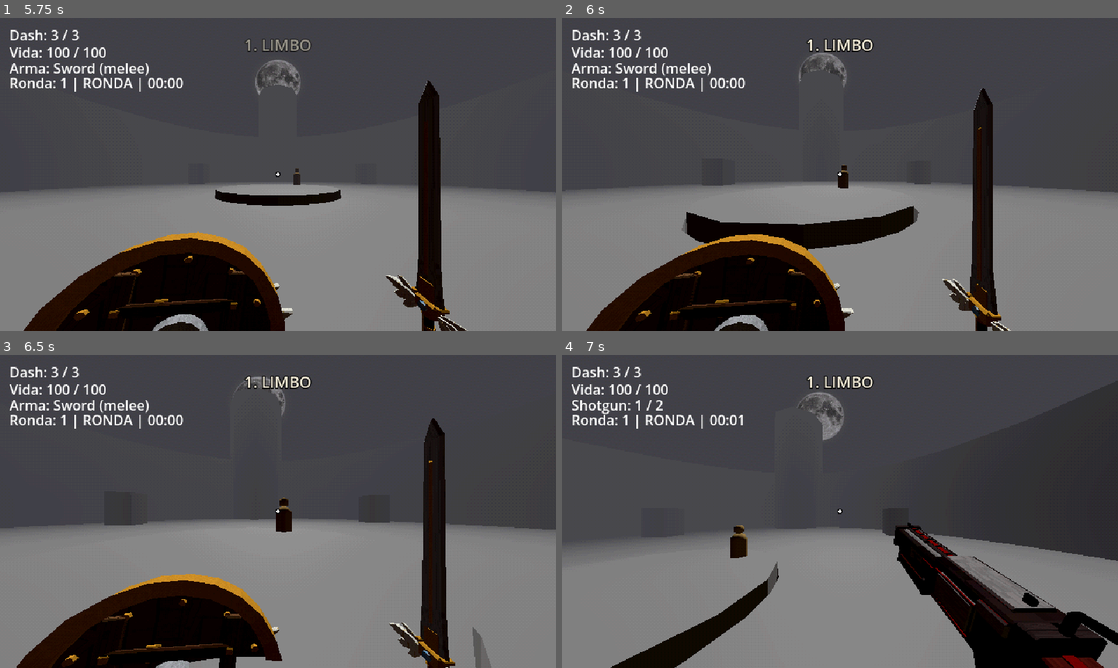
Above: before the commit, frames 1-4 (two rows, left to right).
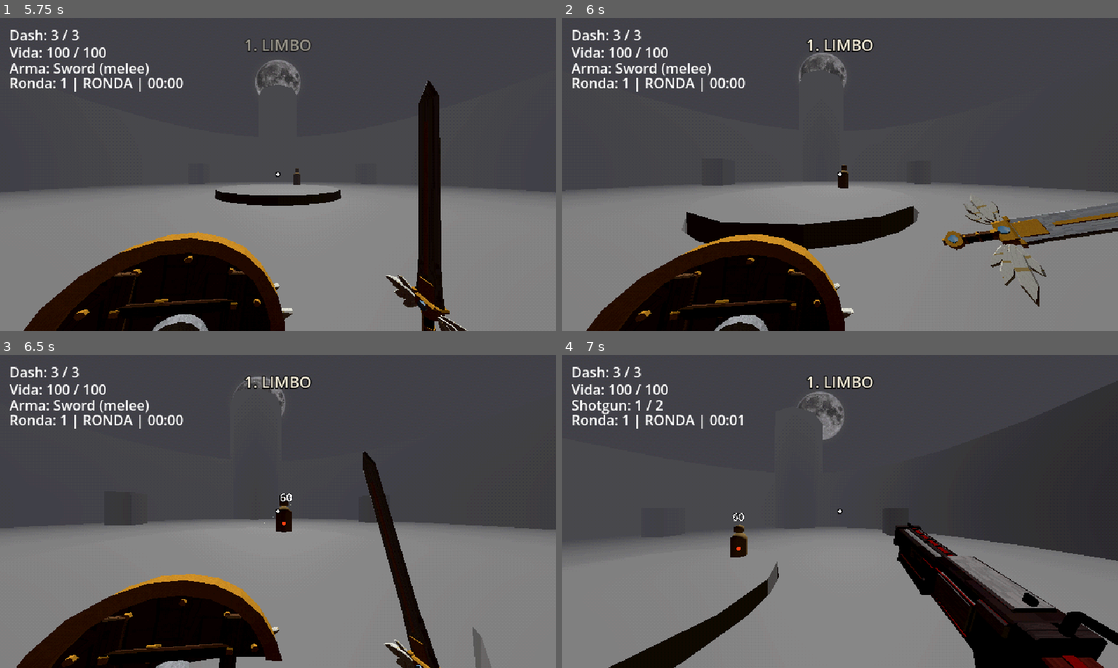
Above: after the commit, the same moments.

Repository: CodeCastersD20/Armagedon_CodeCasters
Game: Godot game, scene res://scenes/UI/PlayMenu.tscn
Same seed, same stepped clock (60 frames per second), same inputs: the game is played once before the commit and once after it. Sound files missing from this copy of the repository are replaced by a short silence.
Inputs (mouse positions are in pixels of both pictures, inside the frame that each line leads up to):
- Up to frame 1 (5.75 s): click "PLAY" at 0.5 s; tap Enter (ui_accept) at 1.25 s; move the mouse to (400, 158) at 1.27 s; press the mouse at (400, 158) at 1.28 s; hold D (move_right) 1.28-2.03 s; tap Space (jump) at 1.52, 2.27, 3.77, 4.52, 5.27 s; tap E (ability, bound only after the commit) at 1.55, 2.1, 3.05, 4.55 s; move the mouse to (250, 174) at 2.02 s; release the mouse at (250, 174) at 2.03 s; hold W (move_forward) from 2.03 s (still down); click (250, 174) at 2.3 s; move the mouse to (289, 168) at 2.77 s; press the mouse at (289, 168) at 2.78 s; move the mouse to (272, 180) at 3.52 s; release the mouse at (272, 180) at 3.53 s; right-click (272, 180) at 3.6 s; click (272, 180) at 3.8 s; move the mouse to (316, 177) at 4.27 s; hold Ctrl (crouch) 4.28-5.03 s; move the mouse to (233, 171) at 5.02 s; tap Shift (dash) at 5.1 s; click (233, 171) at 5.3 s
- Up to frame 2 (6 s): keep holding W (move_forward); move the mouse to (845, 174) at 5.77 s; hold E (ability, bound only after the commit) from 5.78 s (still down); tap C (run_toggle) at 5.85 s
- Up to frame 3 (6.5 s): keep holding W (move_forward); keep holding E (ability, bound only after the commit)
- Up to frame 4 (7 s): move the mouse to (817, 505) at 6.52 s; release W (move_forward) at 6.53 s; release E (ability, bound only after the commit) at 6.53 s; hold D (move_right) from 6.53 s (still down); tap Q (switch_weapon) at 6.6 s; tap Space (jump) at 6.77 s; click (817, 505) at 6.8 s

Frame 1 is identical in both runs. In frame 2, 5.4% of the frame differs, in the area x 68-100%, y 22-100%; in frame 3, 5.2%; in frame 4, 0.2%.

Commit message:
feat(weapons): añade Tajo a distancia como habilidad de la espada (#43)
- Tecla E (acción ability): carga con temblor, tajo diagonal fuerte y onda en media luna.
- SlashWave atraviesa enemigos (daño una vez a cada uno, con crítico) y se detiene en paredes; pool estático.
- Valores en data/weapons/sword_slash_wave.tres (TODO(GDD)); desbloqueado por defecto hasta la tienda (#79), que llamará a Sword.unlock_ability().
- Weapon.try_ability() base devuelve false en armas sin habilidad.

Diff:
--- /dev/null
+++ b/armagedon/data/weapons/sword_slash_wave.tres
@@ -0,0 +1,6 @@
+[gd_resource type="Resource" script_class="SlashWaveData" format=3]
+
+[ext_resource type="Script" path="res://scripts/Weapons/slash_wave_data.gd" id="1_data"]
+
+[resource]
+script = ExtResource("1_data")
--- a/armagedon/project.godot
+++ b/armagedon/project.godot
@@ -92,6 +92,11 @@
 "events": [Object(InputEventKey,"resource_local_to_scene":false,"resource_name":"","device":-1,"window_id":0,"alt_press …(191 unchanged characters)…
 ]
 }
+ability={
+"deadzone": 0.2,
+"events": [Object(InputEventKey,"resource_local_to_scene":false,"resource_name":"","device":-1,"window_id":0,"alt_pressed":false,"shift_pressed":false,"ctrl_pressed":false,"meta_pressed":false,"pressed":false,"keycode":0,"physical_keycode":69,"key_label":0,"unicode":101,"location":0,"echo":false,"script":null)
+]
+}
 block={
 "deadzone": 0.2,
 "events": [Object(InputEventMouseButton,"resource_local_to_scene":false,"resource_name":"","device":-1,"window_id":0,"a …(252 unchanged characters)…
--- a/armagedon/scenes/Weapons/sword.tscn
+++ b/armagedon/scenes/Weapons/sword.tscn
@@ -3,9 +3,11 @@
 [ext_resource type="Script" uid="uid://tpknob4tw6sa" path="res://scripts/Weapons/weapon/sword.gd" id="1_sword"]
 [ext_resource type="PackedScene" path="res://assets/models/weapons/angel_sword/AngelSword.glb" id="2_5k2nm"]
 [ext_resource type="AnimationLibrary" path="res://assets/animations/universal/sword_hand.res" id="3_hand"]
+[ext_resource type="Resource" path="res://data/weapons/sword_slash_wave.tres" id="4_wave"]
 
 [node name="Sword" type="Node3D" unique_id=1876723126]
 script = ExtResource("1_sword")
+slash_wave = ExtResource("4_wave")
 
 [node name="AngelSword" parent="." unique_id=727790975 instance=ExtResource("2_5k2nm")]
 transform = Transform3D(-4.371139e-08, 8.742278e-08, -1, 0, -1, -8.742278e-08, -1, -3.821371e-15, 4.371139e-08, 0.2, 0.6, 0)
--- /dev/null
+++ b/armagedon/scripts/Weapons/slash_wave.gd
@@ -0,0 +1,180 @@
+class_name SlashWave
+extends MeshInstance3D
+## Onda en media luna del Tajo a distancia. Avanza en línea recta, daña una vez a cada enemigo
+## que atraviesa y se detiene al chocar con el mundo. Se reutiliza desde un pool estático.
+
+## Capa 3 "Enemy" (los enemigos no chocan entre sí).
+const ENEMY_MASK: int = 4
+const WORLD_MASK: int = 2
+const MAX_TARGETS: int = 16
+const ARC_SEGMENTS: int = 14
+const ARC_DEGREES: float = 120.0
+
+static var _pool: Array = []
+static var _mesh: ArrayMesh
+static var _material: StandardMaterial3D
+
+var _dir: Vector3 = Vector3.FORWARD
+var _travelled: float = 0.0
+var _config: SlashWaveData
+var _crit_chance: float = 0.0
+var _crit_multiplier: float = 1.0
+var _exclude: Array[RID] = []
+var _hit: Array = []
+var _on_hit: Callable
+var _box: BoxShape3D
+var _query: PhysicsShapeQueryParameters3D
+var _ray: PhysicsRayQueryParameters3D
+var _own_material: StandardMaterial3D
+
+
+## Saca una onda del pool (o crea una) y la lanza desde `origin` hacia `dir`.
+static func launch(
+	scene: Node,
+	origin: Vector3,
+	dir: Vector3,
+	roll_degrees: float,
+	config: SlashWaveData,
+	crit_chance: float,
+	crit_multiplier: float,
+	exclude: Array[RID],
+	on_hit: Callable
+) -> SlashWave:
+	var wave: SlashWave = null
+	while not _pool.is_empty() and wave == null:
+		var raw: Variant = _pool.pop_back()
+		if is_instance_valid(raw):
+			wave = raw as SlashWave
+	if wave == null:
+		wave = SlashWave.new()
+	if wave.get_parent() != scene:
+		if wave.get_parent() != null:
+			wave.get_parent().remove_child(wave)
+		scene.add_child(wave)
+	wave._start(origin, dir, roll_degrees, config, crit_chance, crit_multiplier, exclude, on_hit)
+	return wave
+
+
+func _init() -> void:
+	cast_shadow = GeometryInstance3D.SHADOW_CASTING_SETTING_OFF
+	if _mesh == null:
+		_build_shared_mesh()
+	mesh = _mesh
+	# Material propio por instancia (se crea una vez): cada onda se desvanece por su cuenta.
+	_own_material = _material.duplicate() as StandardMaterial3D
+	material_override = _own_material
+	_box = BoxShape3D.new()
+	_query = PhysicsShapeQueryParameters3D.new()
+	_query.shape = _box
+	_query.collision_mask = ENEMY_MASK
+	_ray = PhysicsRayQueryParameters3D.new()
+	_ray.collision_mask = WORLD_MASK
+
+
+func _start(
+	origin: Vector3,
+	dir: Vector3,
+	roll_degrees: float,
+	config: SlashWaveData,
+	crit_chance: float,
+	crit_multiplier: float,
+	exclude: Array[RID],
+	on_hit: Callable
+) -> void:
+	_config = config
+	_dir = dir.normalized()
+	_travelled = 0.0
+	_crit_chance = crit_chance
+	_crit_multiplier = crit_multiplier
+	_exclude = exclude
+	_on_hit = on_hit
+	_hit.clear()
+	var up: Vector3 = Vector3.UP if absf(_dir.y) < 0.99 else Vector3.BACK
+	global_transform = Transform3D(Basis.looking_at(_dir, up), origin)
+	rotate_object_local(Vector3.FORWARD, deg_to_rad(roll_degrees))
+	scale = Vector3.ONE * (maxf(config.width, 0.1) / 2.0)
+	_own_material.albedo_color.a = 0.95
+	visible = true
+	set_physics_process(true)
+
+
+func _physics_process(delta: float) -> void:
+	if _config == null:
+		_release()
+		return
+	var step: float = maxf(_config.speed, 0.1) * delta
+	var from: Vector3 = global_position
+	var to: Vector3 = from + _dir * step
+	var space: PhysicsDirectSpaceState3D = get_world_3d().direct_space_state
+	_ray.from = from
+	_ray.to = to
+	var wall: Dictionary = space.intersect_ray(_ray)
+	if not wall.is_empty():
+		to = wall["position"]
+	global_position = to
+	_travelled += step
+	_damage_enemies(space, from, to)
+	var t: float = clampf(_travelled / maxf(_config.max_range, 0.1), 0.0, 1.0)
+	scale = Vector3.ONE * (maxf(_config.width, 0.1) / 2.0) * lerpf(1.0, 1.35, t)
+	_own_material.albedo_color.a = lerpf(0.95, 0.0, t * t)
+	if not wall.is_empty() or t >= 1.0:
+		_release()
+
+
+func _damage_enemies(space: PhysicsDirectSpaceState3D, from: Vector3, to: Vector3) -> void:
+	var length: float = from.distance_to(to) + 0.5
+	_box.size = Vector3(maxf(_config.width, 0.1), maxf(_config.height, 0.1), length)
+	_query.transform = Transform3D(global_basis.orthonormalized(), (from + to) * 0.5)
+	_query.exclude = _exclude
+	for result in space.intersect_shape(_query, MAX_TARGETS):
+		var collider := result["collider"] as Node3D
+		if collider == null or _hit.has(collider) or not collider.has_method("take_damage"):
+			continue
+		_hit.append(collider)
+		var crit: bool = randf() < _crit_chance
+		var amount: float = _config.damage * (_crit_multiplier if crit else 1.0)
+		collider.call("take_damage", amount, crit)
+		if _on_hit.is_valid():
+			_on_hit.call(collider, collider.global_position + Vector3.UP * 0.9, -_dir)
+
+
+func _release() -> void:
+	visible = false
+	set_physics_process(false)
+	_on_hit = Callable()
+	_config = null
+	_pool.append(self)
+
+
+## Media luna plana en el plano XY local (mira hacia -Z), curvada hacia adelante.
+static func _build_shared_mesh() -> void:
+	_material = StandardMaterial3D.new()
+	_material.shading_mode = BaseMaterial3D.SHADING_MODE_UNSHADED
+	_material.cull_mode = BaseMaterial3D.CULL_DISABLED
+	_material.transparency = BaseMaterial3D.TRANSPARENCY_ALPHA
+	_material.blend_mode = BaseMaterial3D.BLEND_MODE_ADD
+	_material.vertex_color_use_as_albedo = true
+	_material.albedo_color = Color(1.0, 1.0, 1.0, 0.95)
+	var verts := PackedVector3Array()
+	var colors := PackedColorArray()
+	var half: float = deg_to_rad(ARC_DEGREES * 0.5)
+	for i in range(ARC_SEGMENTS + 1):
+		var t: float = float(i) / float(ARC_SEGMENTS)
+		var a: float = lerpf(-half, half, t)
+		# Más grueso en el centro, afilado en las puntas.
+		var thick: float = 0.32 * sin(t * PI) + 0.02
+		var outer := Vector3(sin(a), 0.0, -cos(a) * 0.55)
+		var inner := Vector3(
+			sin(a) * (1.0 - thick), 0.0, -cos(a) * 0.55 * (1.0 - thick) + thick * 0.5
+		)
+		verts.append(outer)
+		verts.append(inner)
+		colors.append(Color(1.0, 0.95, 0.7, 1.0))
+		colors.append(Color(0.55, 0.85, 1.0, 0.0))
+	var arrays: Array = []
+	arrays.resize(Mesh.ARRAY_MAX)
+	arrays[Mesh.ARRAY_VERTEX] = verts
+	arrays[Mesh.ARRAY_COLOR] = colors
+	_mesh = ArrayMesh.new()
+	_mesh.add_surface_from_arrays(Mesh.PRIMITIVE_TRIANGLE_STRIP, arrays)
+	_mesh.surface_set_material(0, _material)
--- /dev/null
+++ b/armagedon/scripts/Weapons/slash_wave_data.gd
@@ -0,0 +1,23 @@
+class_name SlashWaveData
+extends Resource
+## Tajo a distancia: habilidad única de la espada (GDD §6.1, §8.1; issue #43).
+## Todos los valores son provisionales: el GDD aún no los define.
+
+# TODO(GDD): daño, alcance, velocidad, ancho y enfriamiento del Tajo a distancia [PENDIENTE].
+## Daño por enemigo alcanzado (cada enemigo recibe la onda una sola vez).
+@export var damage: float = 60.0
+## Metros que recorre la onda antes de desvanecerse.
+@export var max_range: float = 18.0
+## Velocidad de la onda en m/s.
+@export var speed: float = 26.0
+## Ancho de la media luna (metros); define el área de impacto lateral.
+@export var width: float = 2.6
+## Alto del área de impacto (metros).
+@export var height: float = 1.6
+## Segundos entre usos.
+@export var cooldown_seconds: float = 4.0
+## Segundos de carga (espada hacia atrás) antes del tajo.
+@export var windup_seconds: float = 0.22
+# TODO(GDD): se compra en la tienda (§8.1, 200 Esq.). Hasta que exista la tienda (#79)
+# viene desbloqueado; la tienda llamará a Sword.unlock_ability().
+@export var unlocked_by_default: bool = true
--- a/armagedon/scripts/Weapons/weapon.gd
+++ b/armagedon/scripts/Weapons/weapon.gd
@@ -92,6 +92,11 @@
 
 func get_ammo() -> int:
 	return _ammo
+
+
+## Habilidad única del arma (tecla de habilidad). Por defecto no hay: cada arma la sobrescribe.
+func try_ability() -> bool:
+	return false
 
 
 ## Ataca si la cadencia y el cargador lo permiten. Con el cargador vacío empieza a recargar.
--- a/armagedon/scripts/Weapons/weapon/sword.gd
+++ b/armagedon/scripts/Weapons/weapon/sword.gd
@@ -17,6 +17,18 @@
 const SLASH_DROP_Y: float = 0.25
 ## Qué tan rápido (1/segundos) se desvanece la pose del pack al terminar la animación.
 const PACK_FADE_SPEED: float = 8.0
+# Tajo a distancia (habilidad, issue #43): poses relativas a la pose de reposo.
+const ABILITY_WINDUP_OFFSET: Vector3 = Vector3(0.24, 0.30, 0.18)
+const ABILITY_WINDUP_ROT_DEG: Vector3 = Vector3(40.0, -15.0, -55.0)
+const ABILITY_STRIKE_OFFSET: Vector3 = Vector3(-0.40, -0.38, -0.14)
+const ABILITY_STRIKE_ROT_DEG: Vector3 = Vector3(-85.0, 20.0, 50.0)
+const ABILITY_HOLD_SECONDS: float = 0.07
+const ABILITY_STRIKE_SECONDS: float = 0.07
+const ABILITY_FOLLOW_SECONDS: float = 0.08
+const ABILITY_RECOVER_SECONDS: float = 0.40
+const ABILITY_SHAKE: float = 0.012
+## Inclinación de la onda: diagonal "/" como el tajo de la animación.
+const ABILITY_WAVE_ROLL_DEG: float = -35.0
 ## Giro de 180° en Y: pasa del personaje (mira a +Z) a la cámara (mira a -Z).
 const CAMERA_FLIP: Basis = Basis(
 	Vector3(-1.0, 0.0, 0.0), Vector3(0.0, 1.0, 0.0), Vector3(0.0, 0.0, -1.0)
@@ -27,6 +39,8 @@
 @export var model_blade_dir: Vector3 = Vector3(0.0, -1.0, 0.0)
 @export var model_wide_dir: Vector3 = Vector3(1.0, 0.0, 0.0)
 @export var model_grip_center: Vector3 = Vector3(0.0, 0.835771, 0.0)
+## Tajo a distancia (habilidad única, tecla de habilidad). Sin recurso = sin habilidad.
+@export var slash_wave: SlashWaveData
 
 var _original_rotation: Vector3
 var _original_position: Vector3
@@ -44,6 +58,9 @@
 ## Consulta de esfera reutilizada (no se crea una por tajo).
 var _hit_shape: SphereShape3D
 var _hit_query: PhysicsShapeQueryParameters3D
+var _ability_unlocked: bool = false
+var _ability_cooldown_left: float = 0.0
+var _windup_base: Vector3
 
 
 func _ready() -> void:
@@ -53,6 +70,44 @@
 	_original_rotation = rotation
 	_original_position = position
 	_original_basis = basis
+	_ability_unlocked = slash_wave != null and slash_wave.unlocked_by_default
+
+
+func _process(delta: float) -> void:
+	super._process(delta)
+	_ability_cooldown_left = maxf(_ability_cooldown_left - delta, 0.0)
+
+
+## La tienda (§8.1) llama a esto al comprar el Tajo a distancia.
+func unlock_ability() -> void:
+	_ability_unlocked = slash_wave != null
+
+
+func is_ability_unlocked() -> bool:
+	return _ability_unlocked
+
+
+## Segundos que faltan para poder volver a usar el Tajo a distancia.
+func get_ability_cooldown_left() -> float:
+	return _ability_cooldown_left
+
+
+## Tajo a distancia: carga, tajo fuerte y una onda que avanza dañando a distancia.
+func try_ability() -> bool:
+	if not _ability_unlocked or slash_wave == null:
+		return false
+	if _ability_cooldown_left > 0.0 or _cooldown > 0.0:
+		return false
+	_attack_id += 1
+	var attack_id: int = _attack_id
+	var windup: float = maxf(slash_wave.windup_seconds, 0.01)
+	_ability_cooldown_left = maxf(slash_wave.cooldown_seconds, 0.01)
+	# Bloquea el ataque normal mientras dura la animación.
+	_cooldown = (
+		windup + ABILITY_HOLD_SECONDS + ABILITY_STRIKE_SECONDS + ABILITY_FOLLOW_SECONDS + 0.15
+	)
+	_play_ability_animation(windup, attack_id)
+	return true
 
 
 ## Punto de entrada del ataque: dispara cada módulo por separado sin mezclarse.
@@ -240,6 +295,109 @@
 	)
 
 
+## Tajo fuerte: la espada se carga atrás y arriba (temblando), corta en diagonal muy rápido,
+## suelta la onda al inicio del corte y vuelve despacio al reposo.
+func _play_ability_animation(windup: float, attack_id: int) -> void:
+	if _slash_tween != null and _slash_tween.is_valid():
+		_slash_tween.kill()
+	var windup_pos: Vector3 = _original_position + ABILITY_WINDUP_OFFSET
+	var windup_rot: Vector3 = _original_rotation + _deg_vec(ABILITY_WINDUP_ROT_DEG)
+	var strike_pos: Vector3 = _original_position + ABILITY_STRIKE_OFFSET
+	var strike_rot: Vector3 = _original_rotation + _deg_vec(ABILITY_STRIKE_ROT_DEG)
+	_windup_base = windup_pos
+	_slash_tween = create_tween()
+	(
+		_slash_tween
+		. tween_property(self, "position", windup_pos, windup)
+		. set_trans(Tween.TRANS_BACK)
+		. set_ease(Tween.EASE_OUT)
+	)
+	(
+		_slash_tween
+		. parallel()
+		. tween_property(self, "rotation", windup_rot, windup)
+		. set_trans(Tween.TRANS_BACK)
+		. set_ease(Tween.EASE_OUT)
+	)
+	_slash_tween.tween_method(_shake_windup, 0.0, 1.0, ABILITY_HOLD_SECONDS)
+	_slash_tween.tween_callback(_release_slash_wave.bind(attack_id))
+	(
+		_slash_tween
+		. tween_property(self, "position", strike_pos, ABILITY_STRIKE_SECONDS)
+		. set_trans(Tween.TRANS_EXPO)
+		. set_ease(Tween.EASE_OUT)
+	)
+	(
+		_slash_tween
+		. parallel()
+		. tween_property(self, "rotation", strike_rot, ABILITY_STRIKE_SECONDS)
+		. set_trans(Tween.TRANS_EXPO)
+		. set_ease(Tween.EASE_OUT)
+	)
+	_slash_tween.tween_interval(ABILITY_FOLLOW_SECONDS)
+	(
+		_slash_tween
+		. tween_property(self, "position", _original_position, ABILITY_RECOVER_SECONDS)
+		. set_trans(Tween.TRANS_SINE)
+		. set_ease(Tween.EASE_OUT)
+	)
+	(
+		_slash_tween
+		. parallel()
+		. tween_property(self, "rotation", _original_rotation, ABILITY_RECOVER_SECONDS)
+		. set_trans(Tween.TRANS_SINE)
+		. set_ease(Tween.EASE_OUT)
+	)
+
+
+## Temblor creciente al final de la carga.
+func _shake_windup(t: float) -> void:
+	var amount: float = ABILITY_SHAKE * t
+	position = (
+		_windup_base + Vector3(randf_range(-amount, amount), randf_range(-amount, amount), 0.0)
+	)
+
+
+func _release_slash_wave(attack_id: int) -> void:
+	if attack_id != _attack_id or not is_inside_tree() or not visible:
+		return
+	var camera: Camera3D = get_viewport().get_camera_3d()
+	var scene: Node = get_tree().current_scene
+	if camera == null or scene == null or slash_wave == null:
+		return
+	var dir: Vector3 = -camera.global_basis.z
+	var origin: Vector3 = camera.global_position + dir * 0.9 - camera.global_basis.y * 0.15
+	SlashWave.launch(
+		scene,
+		origin,
+		dir,
+		ABILITY_WAVE_ROLL_DEG,
+		slash_wave,
+		data.crit_chance,
+		data.crit_multiplier,
+		_player_exclude(),
+		_on_slash_wave_hit
+	)
+	_show_whoosh_effect(true)
+	_play_sfx(data.sfx_attack)
+	var player := _player_body as Player
+	if player != null:
+		player.add_camera_punch(1.2)
+		player.add_camera_shake(0.6, 0.18)
+
+
+func _on_slash_wave_hit(target: Object, point: Vector3, normal: Vector3) -> void:
+	if not is_instance_valid(self) or not is_inside_tree():
+		return
+	_spawn_impact(point, normal, ENEMY_IMPACT_SCALE)
+	hit_enemy.emit(target, point)
+	hit_target.emit(target, point, normal)
+
+
+static func _deg_vec(v: Vector3) -> Vector3:
+	return Vector3(deg_to_rad(v.x), deg_to_rad(v.y), deg_to_rad(v.z))
+
+
 # ==============================================================================
 # MÓDULO 3: ESTELA DE CORTE (WHOOSH VISUAL EN PANTALLA)
 # ==============================================================================
--- a/armagedon/scripts/Weapons/weapon_manager.gd
+++ b/armagedon/scripts/Weapons/weapon_manager.gd
@@ -49,6 +49,8 @@
 		_current.try_reload()
 	elif event.is_action_pressed("attack") and _can_attack():
 		_current.try_attack()
+	elif event.is_action_pressed("ability") and _can_attack():
+		_current.try_ability()
 
 
 func _process(_delta: float) -> void:
Not shown, added: armagedon/scripts/Weapons/slash_wave.gd.uid
Not shown, added: armagedon/scripts/Weapons/slash_wave_data.gd.uid
